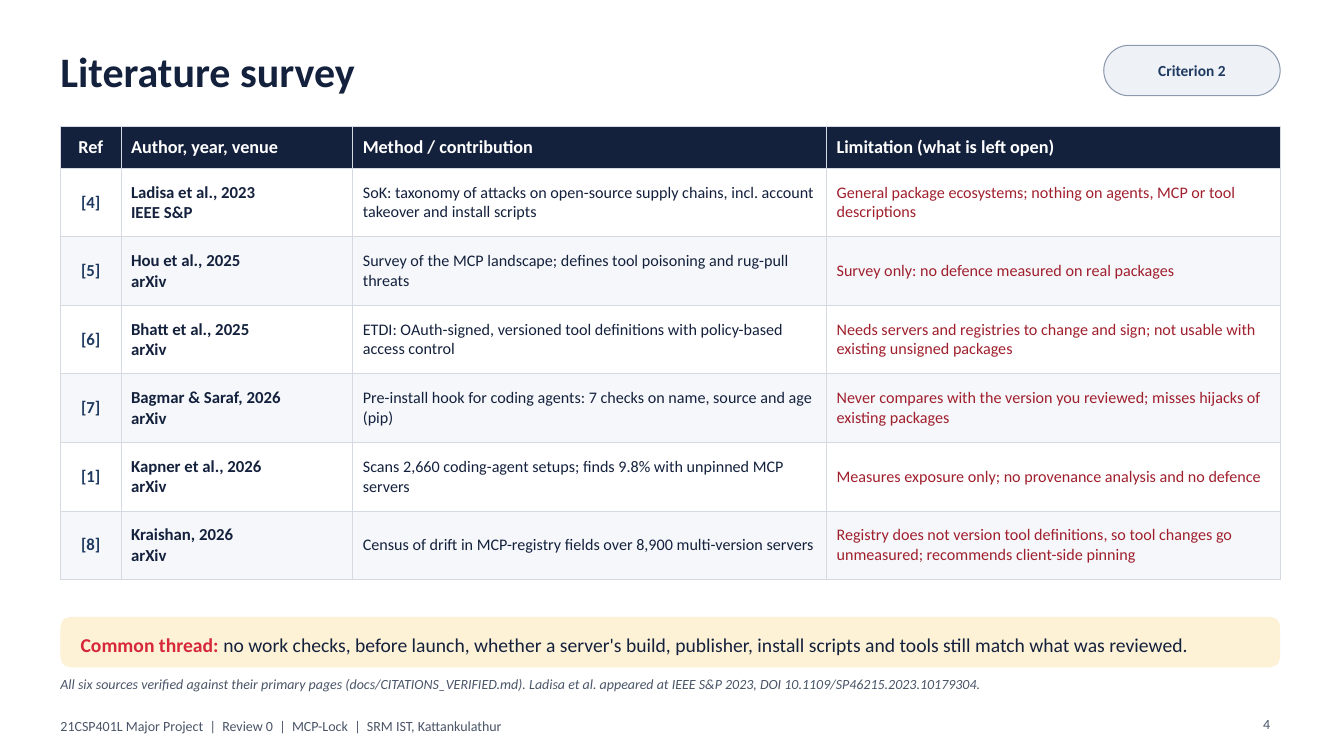
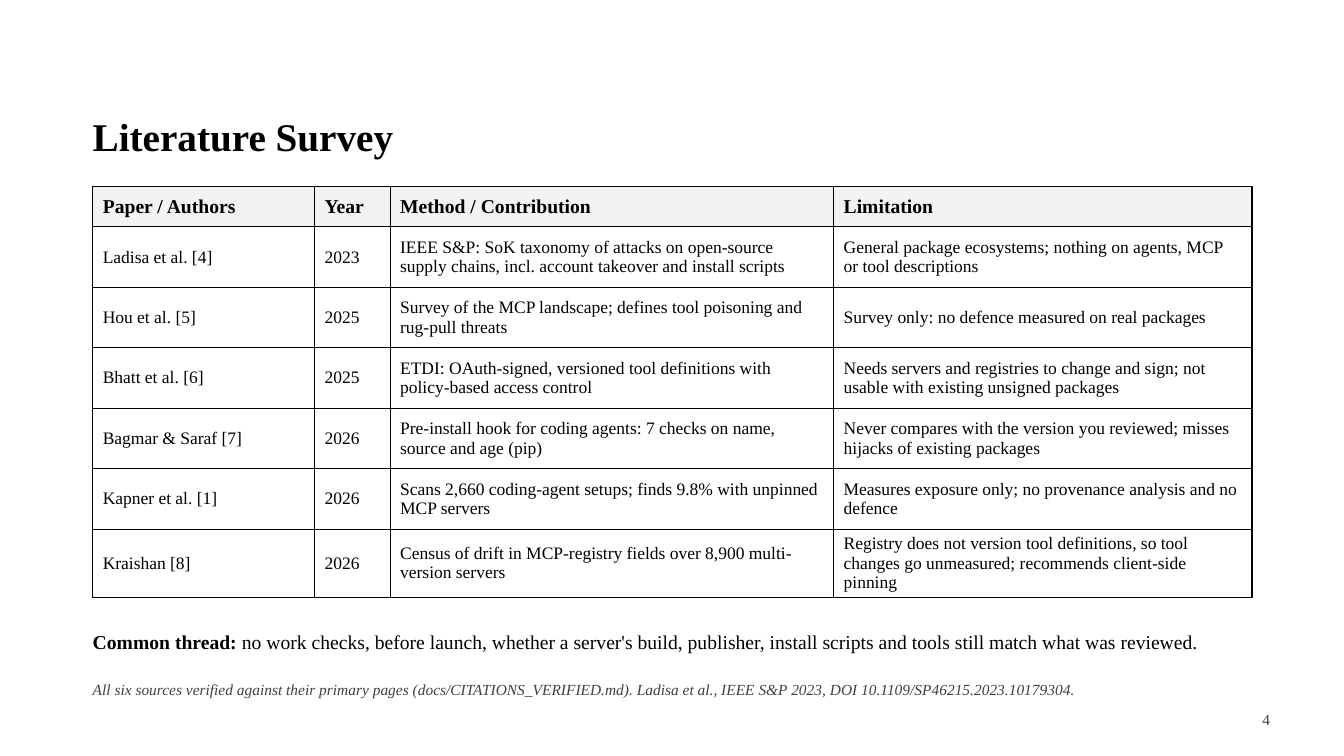
Before and after one commit to ftaakash/MCP-Lock, a slide deck: slide 4 of reports/presentation/MCP-Lock-Review0.pptx. Drawn at 1344x756 pixels with LibreOffice and Linux fonts; fonts in the diff are those of the drawing; background and template pictures are left out. Boxes give left, top, right and bottom in pixels: in the first picture for what was removed or moved away, otherwise in the second. Text is boxed around its words. In the diff, an @@ line names an element or a change of style, - is before the commit and + after.

Commit message:
docs: Review 0 deck in the department's black-and-white SRM template

```diff
--- a/reports/presentation/MCP-Lock-Review0.pptx
+++ b/reports/presentation/MCP-Lock-Review0.pptx
@@ rounded rectangle removed at (1104, 45, 1280, 96) @@
@@ text removed at (1158, 65, 1226, 76) @@
-Criterion 2
@@ title at (93, 124, 393, 159): text changed; size 30 to 28 pt; font Calibri to Times New Roman; text colour #14213D to #000000 @@
-Literature survey
+Literature Survey
@@ table at (93, 187, 1252, 596) @@
-row 1: Ref | Author, year, venue | Method / contribution | Limitation (what is left open)
+row 1: Paper / Authors | Year | Method / Contribution | Limitation
-row 2: [4] | Ladisa et al., 2023 / IEEE S&P | SoK: taxonomy of attacks on open-source supply chains, incl. account takeover and install scripts | General package ecosystems; nothing on agents, MCP or tool descriptions
+row 2: Ladisa et al. [4] | 2023 | IEEE S&P: SoK taxonomy of attacks on open-source supply chains, incl. account takeover and install scripts | General package ecosystems; nothing on agents, MCP or tool descriptions
-row 3, column 1: [5]
+row 3, column 1: Hou et al. [5]
-row 3, column 2: Hou et al., 2025 / arXiv
+row 3, column 2: 2025
-row 4, column 1: [6]
+row 4, column 1: Bhatt et al. [6]
-row 4, column 2: Bhatt et al., 2025 / arXiv
+row 4, column 2: 2025
-row 5, column 1: [7]
+row 5, column 1: Bagmar & Saraf [7]
-row 5, column 2: Bagmar & Saraf, 2026 / arXiv
+row 5, column 2: 2026
-row 6, column 1: [1]
+row 6, column 1: Kapner et al. [1]
-row 6, column 2: Kapner et al., 2026 / arXiv
+row 6, column 2: 2026
-row 7, column 1: [8]
+row 7, column 1: Kraishan [8]
-row 7, column 2: Kraishan, 2026 / arXiv
+row 7, column 2: 2026
@@ fill #14213D to #F2F2F2 in row 1 @@
@@ fill #FFFFFF to none in 12 cells @@
@@ fill #F5F7FA to none in 12 cells @@
@@ size 11.5 to 12.5 pt, font Calibri to Times New Roman in "General package ecosystems; nothing on agents, MCP ...", "Survey of the MCP landscape; defines tool ...", "Survey only: no defence measured on real ...", "ETDI: OAuth-signed, versioned tool definitions with policy-b ..." and 7 more places @@
@@ text colour #A01F2D to #000000 in "General package ecosystems; nothing on agents, MCP ...", "Survey only: no defence measured on real ...", "Needs servers and registries to change and ...", "Never compares with the version you reviewed; ..." and 2 more places @@
@@ text colour #14213D to #000000 in "Survey of the MCP landscape; defines tool ...", "ETDI: OAuth-signed, versioned tool definitions with policy-b ...", "Pre-install hook for coding agents: 7 checks ...", "Scans 2,660 coding-agent setups; finds 9.8% with ..." and 1 more places @@
@@ borders changed @@
@@ table: place and size @@
-table at (60, 126, 1280, 567)
+table at (93, 187, 1252, 596)
@@ rounded rectangle removed at (60, 617, 1280, 667) @@
@@ text "Common thread: no work checks, ...": place and size @@
-text "Common thread: no work checks, ..." at (81, 638, 1187, 655)
+text "Common thread: no work checks, ..." at (93, 635, 1198, 654)
@@ text "Common thread: no work checks, ..." at (93, 635, 1198, 654): font Calibri to Times New Roman; text colour #D62839 to #000000 in "Common thread:"; text colour #14213D to #000000 in "no work checks, before launch, whether a ..."; vertical alignment middle to top @@
@@ text at (93, 684, 1074, 699): text changed; size 10 to 11 pt; font Calibri to Times New Roman; text colour #4A5568 to #404040 @@
-All six sources verified against their primary pages (docs/CITATIONS_VERIFIED.md). Ladisa et al. appeared at IEEE S&P 2023, DOI 10.1109/SP46215.2023.10179304.
+All six sources verified against their primary pages (docs/CITATIONS_VERIFIED.md). Ladisa et al., IEEE S&P 2023, DOI 10.1109/SP46215.2023.10179304.
@@ page number at (1262, 715, 1270, 725): size 10 to 11 pt, font Calibri to Times New Roman, text colour #4A5568 to #404040 @@
@@ text removed at (60, 721, 502, 734) @@
-21CSP401L Major Project | Review 0 | MCP-Lock | SRM IST, Kattankulathur
```
Also in this commit, not shown: 9 other slides changed, 3 other files.
